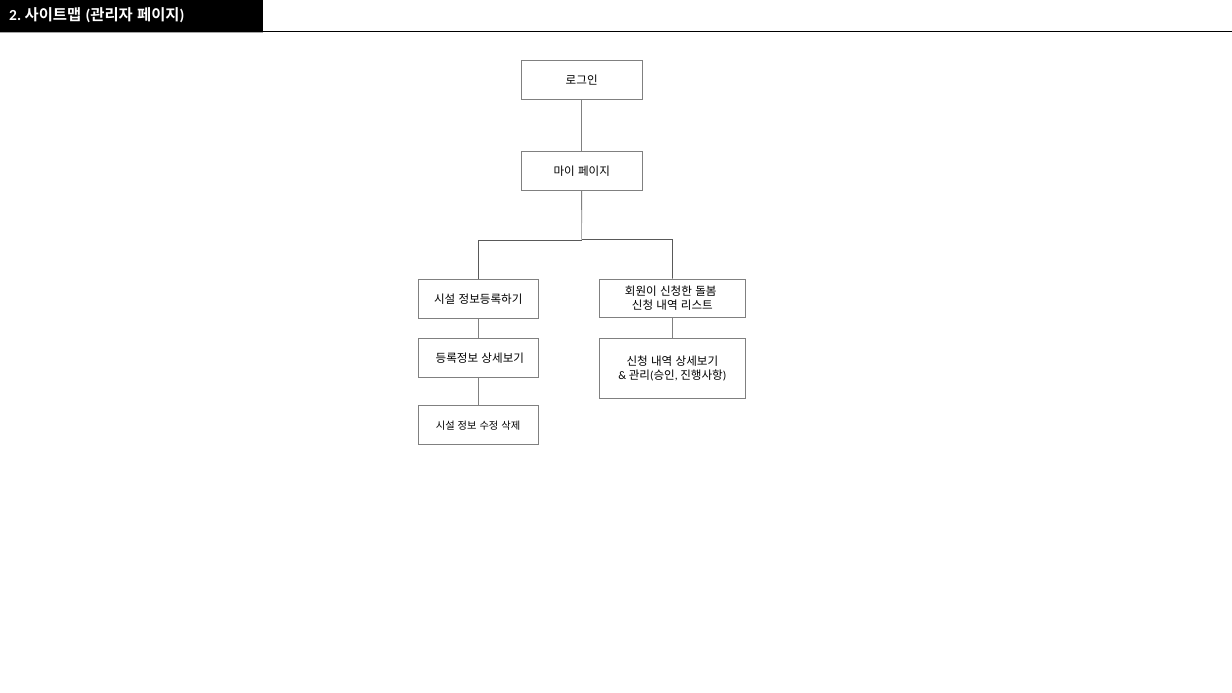
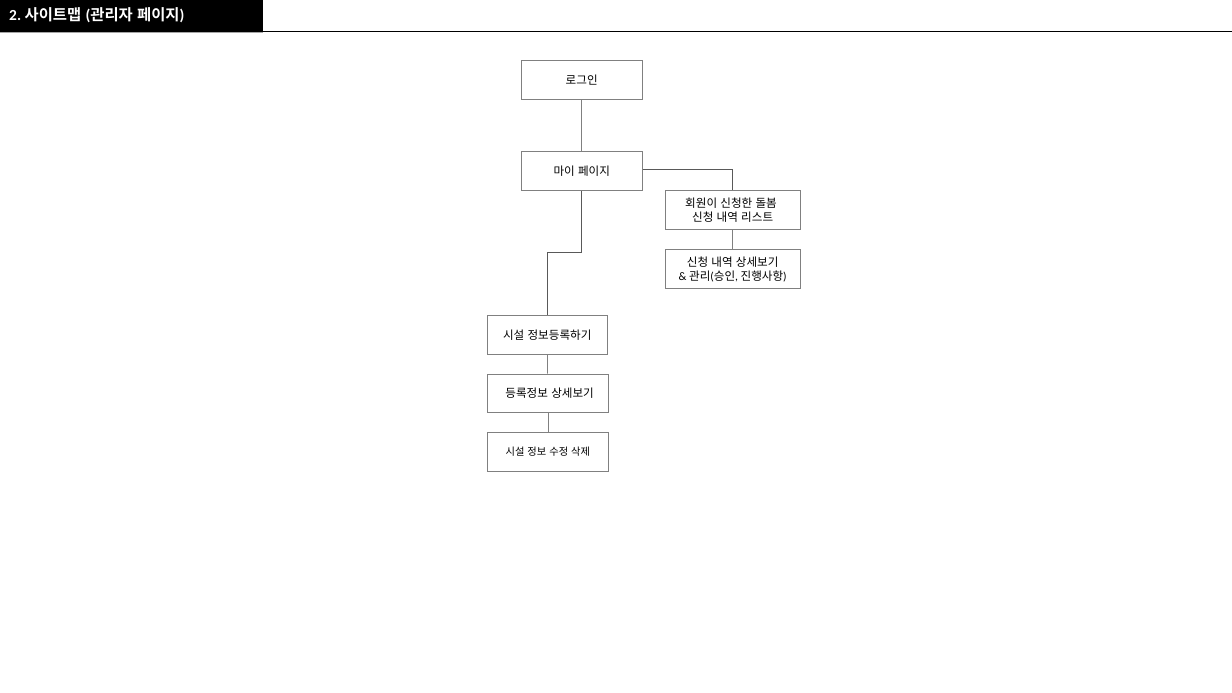
Before and after one commit to RealWarm/Common_Document, a slide deck: slide 5 of 온종일_돌봄/정훈_온종일_스토리보드_원본.pptx. Drawn at 1232x693 pixels with LibreOffice and Linux fonts; fonts in the diff are those of the drawing. Boxes give left, top, right and bottom in pixels: in the first picture for what was removed or moved away, otherwise in the second. Text is boxed around its words. In the diff, an @@ line names an element or a change of style, - is before the commit and + after.

```diff
--- a/온종일_돌봄/정훈_온종일_스토리보드_원본.pptx
+++ b/온종일_돌봄/정훈_온종일_스토리보드_원본.pptx
@@ elbow line moved from (582, 239) - (673, 280) to (642, 170) - (733, 210) @@
@@ elbow line moved from (582, 240) - (479, 320) to (582, 190) - (547, 315) @@
@@ line removed from (582, 182) to (582, 239) @@
@@ line removed from (582, 190) to (582, 210) @@
@@ rectangle "회원이 신청한 돌봄" resized from (x1=599, y1=279, x2=746, y2=318) to (x1=665, y1=190, x2=800, y2=229) @@
@@ line moved from (673, 318) - (673, 338) to (733, 229) - (733, 250) @@
@@ rectangle "신청 내역 상세보기" resized from (x1=599, y1=338, x2=746, y2=398) to (x1=665, y1=250, x2=800, y2=287) @@
@@ 2 rectangles, 1 line moved together from (x1=418, y1=279, x2=539, y2=377) to (x1=487, y1=315, x2=609, y2=412) @@
@@ line moved from (479, 377) - (479, 406) to (548, 413) - (548, 433) @@
@@ rectangle "시설 정보 수정 삭제" moved from (x1=418, y1=406, x2=539, y2=445) to (x1=488, y1=433, x2=609, y2=471) @@
```
Also in this commit, not shown: 3 other slides changed, 1 slide added, 1 slide removed, 5 other files.
